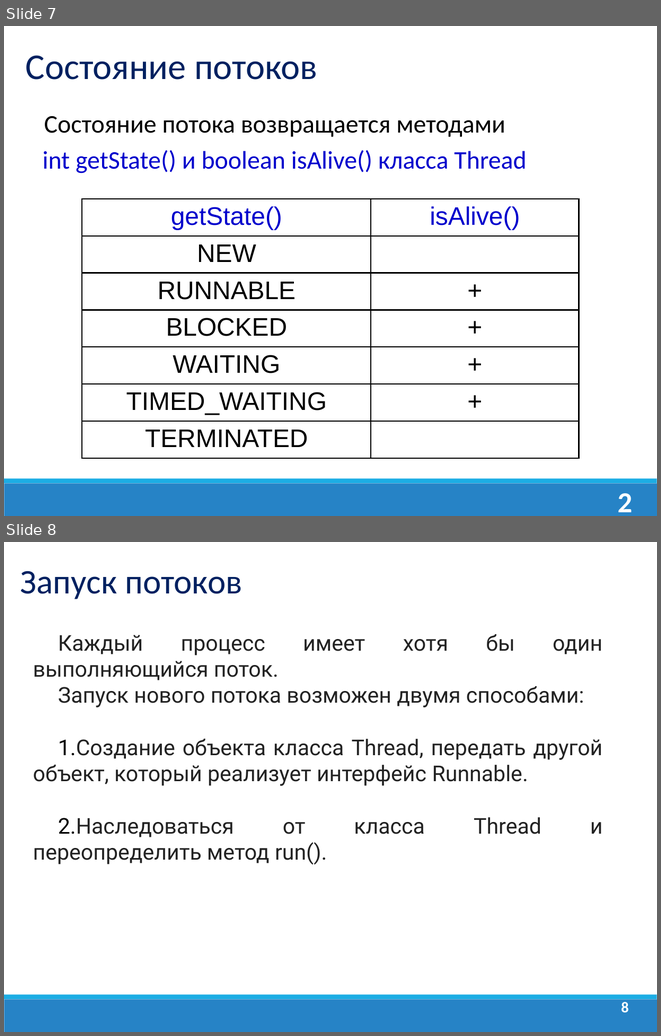
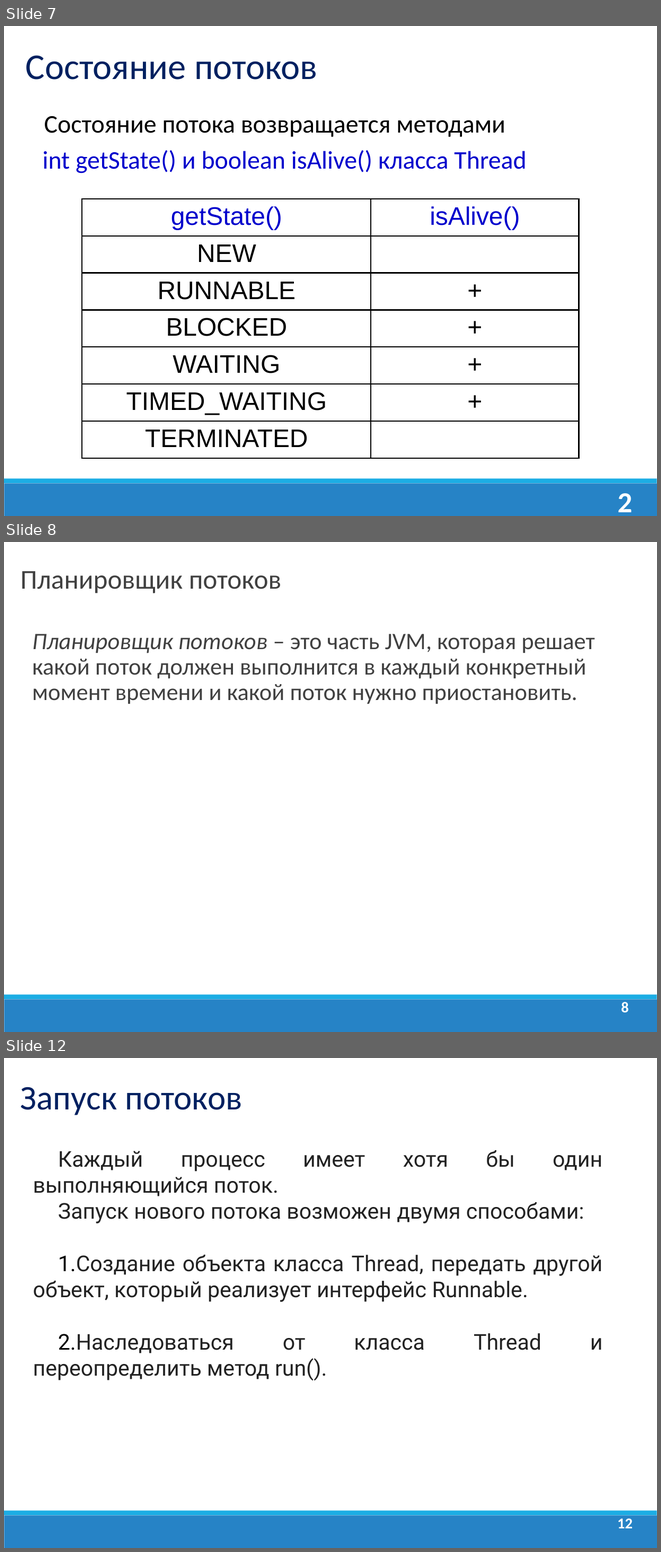
Before and after one commit to dmitry-academy/academy_old, a slide deck: academy/resources/presentations/Многопоточность/Java_Lection_18. Введение в многопоточность. Thread.ppt. Shown one above the other, each under a label of ours: slides 7 and 8 before the commit, slides 7, 8 and 12 after it; the slides between them are not shown. The pictures are 661x1036 and 661x1552 pixels, drawn with LibreOffice and Linux fonts; fonts in the diff are those of the drawing; background and template pictures are left out. Boxes give left, top, right and bottom in pixels: in the first picture for what was removed or moved away, otherwise in the second. Text is boxed around its words. In the diff, an @@ line names an element or a change of style, - is before the commit and + after.

```diff
--- a/academy/resources/presentations/Многопоточность/Java_Lection_18. Введение в многопоточность. Thread.ppt
+++ b/academy/resources/presentations/Многопоточность/Java_Lection_18. Введение в многопоточность. Thread.ppt
@@ slide 8 added at [4, 542, 657, 1032], background #FFFFFF; not listed: 2 template elements that a slide beside it also shows @@
@@ text added at [20, 571, 281, 593], 30 pt, text #404040 @@
+Планировщик потоков
@@ text added at [32, 634, 594, 704], 26 pt, text #404040 @@
+Планировщик потоков – это часть JVM, которая решает какой поток должен выполнится в каждый конкретный момент времени и какой поток нужно приостановить.
@@ page number added at [621, 1002, 628, 1012], 16.6 pt, text #FFFFFF, bold @@
+8
@@ what was slide 8 is now slide 12 @@
@@ page number at [617, 1518, 633, 1528]: text changed @@
-8
+12
```
Also in this commit, not shown: 2 slides changed, 4 other slides added.
